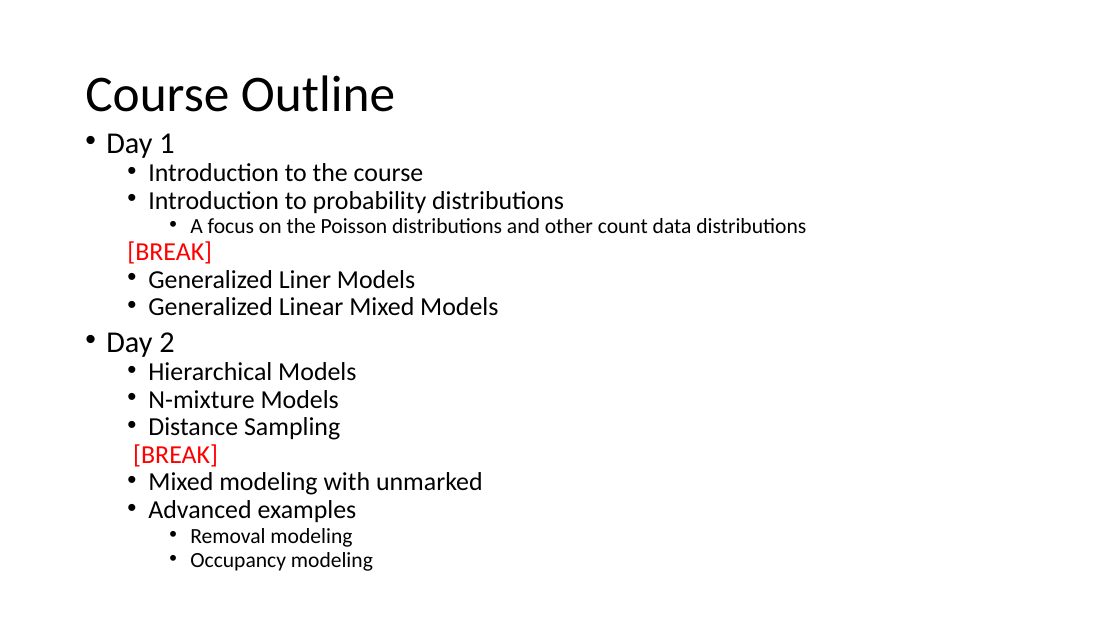
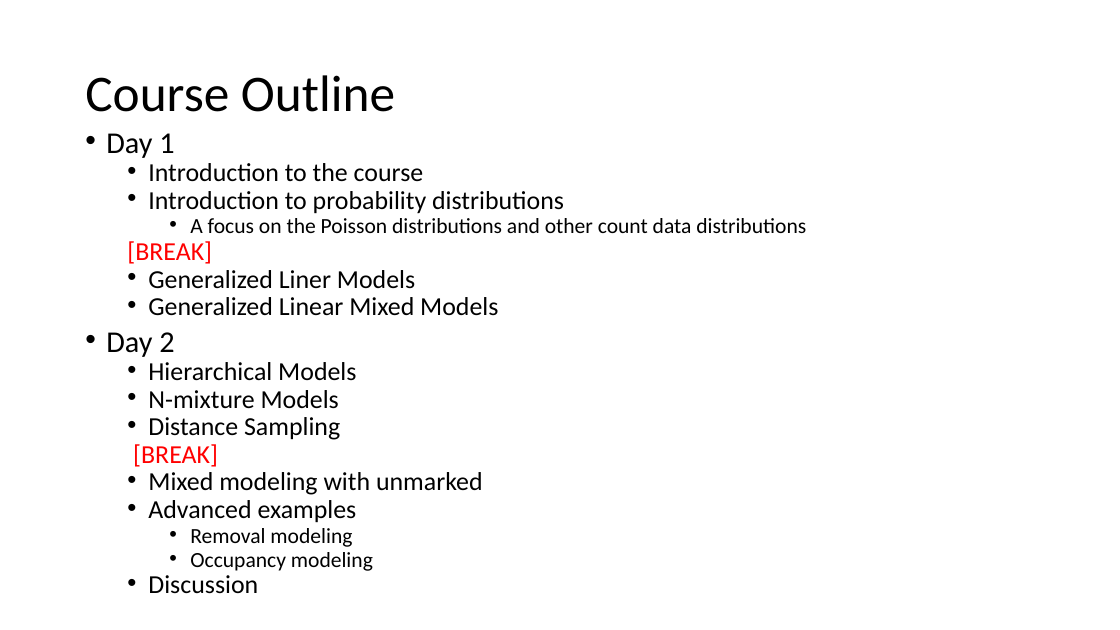
Before and after one commit to evanmadams/AOS_SCO-2021-Count-Data-Workshop, a slide deck: slide 2 of lessons/workshop_introduction.pptx. Drawn at 1120x630 pixels with LibreOffice and Linux fonts; fonts in the diff are those of the drawing. Boxes give left, top, right and bottom in pixels: in the first picture for what was removed or moved away, otherwise in the second. Text is boxed around its words. In the diff, an @@ line names an element or a change of style, - is before the commit and + after.

```diff
--- a/lessons/workshop_introduction.pptx
+++ b/lessons/workshop_introduction.pptx
@@ text at box(148, 575, 258, 594): paragraph added @@
+  • Discussion
```
Also in this commit, not shown: 1 other slide changed.
